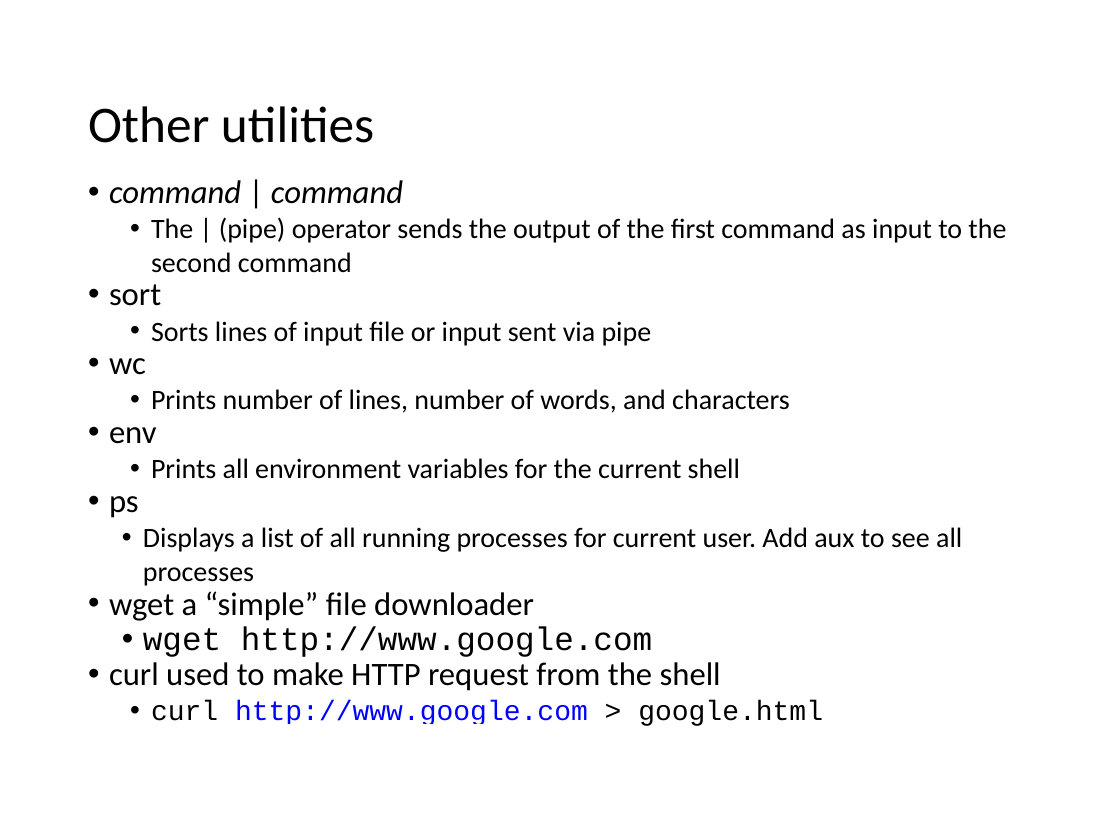
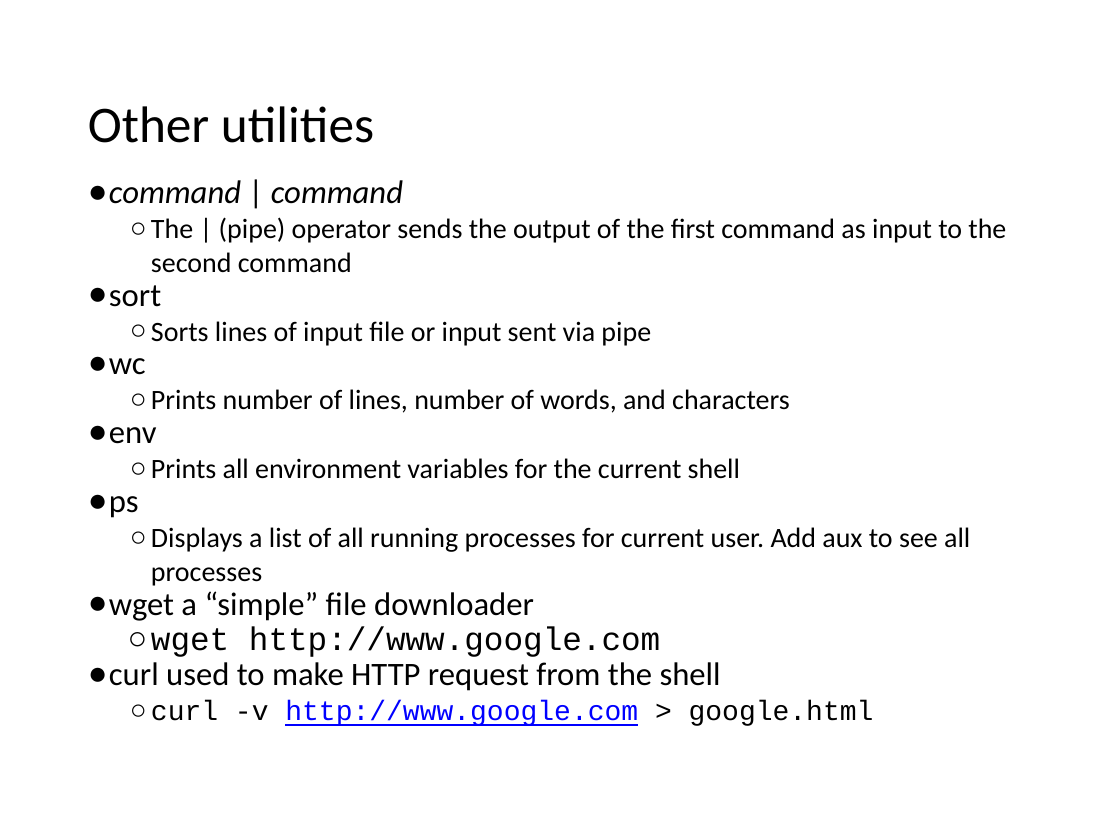
Before and after one commit to cmrsol/demo, a slide deck: slide 19 of linux-intro/shell_101.pptx (slide 16 before the commit). Drawn at 1120x840 pixels with LibreOffice and Linux fonts; fonts in the diff are those of the drawing. Boxes give left, top, right and bottom in pixels: in the first picture for what was removed or moved away, otherwise in the second. Text is boxed around its words. In the diff, an @@ line names an element or a change of style, - is before the commit and + after.

```diff
--- a/linux-intro/shell_101.pptx
+++ b/linux-intro/shell_101.pptx
@@ text at <box>109,180,1006,691</box>: bullet • to ●; bullet • to ○; list level 1 to 2 in "Displays a list of all ..."; list level 1 to 2 in "wget http://www.google.com" @@
@@ text at <box>151,700,874,726</box>: text changed @@
-  • curl http://www.google.com > google.html
+  ○ curl -v http://www.google.com > google.html
```
Also in this commit, not shown: 18 other slides changed, 11 slides added, 7 slides removed, 4 other files.
